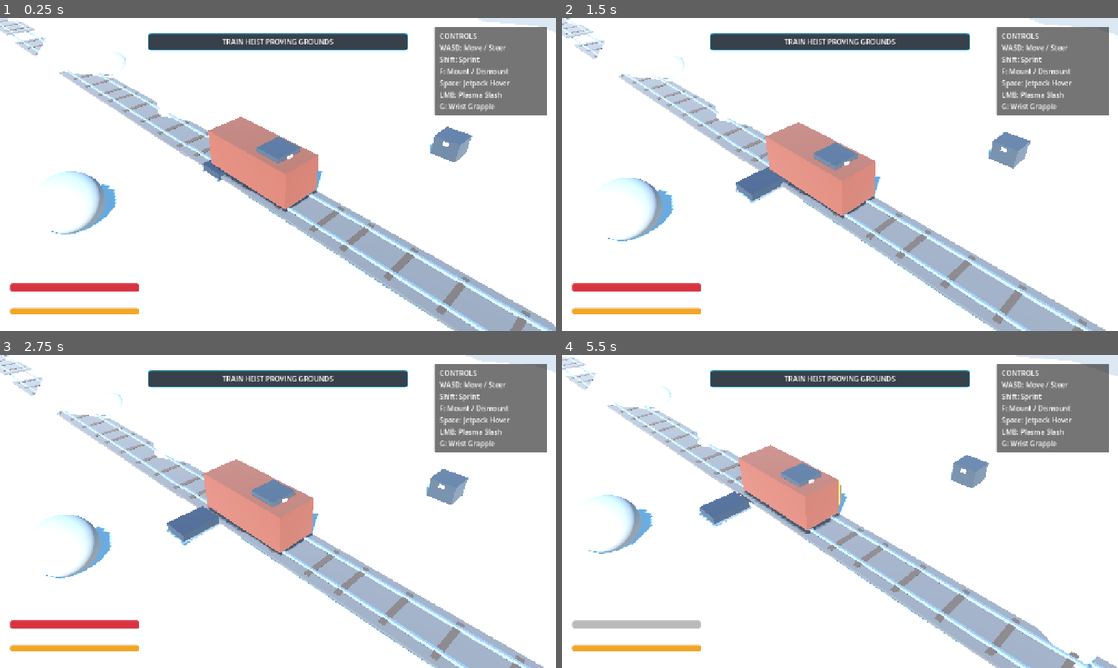
Above: before the commit, frames 1-4 (two rows, left to right).
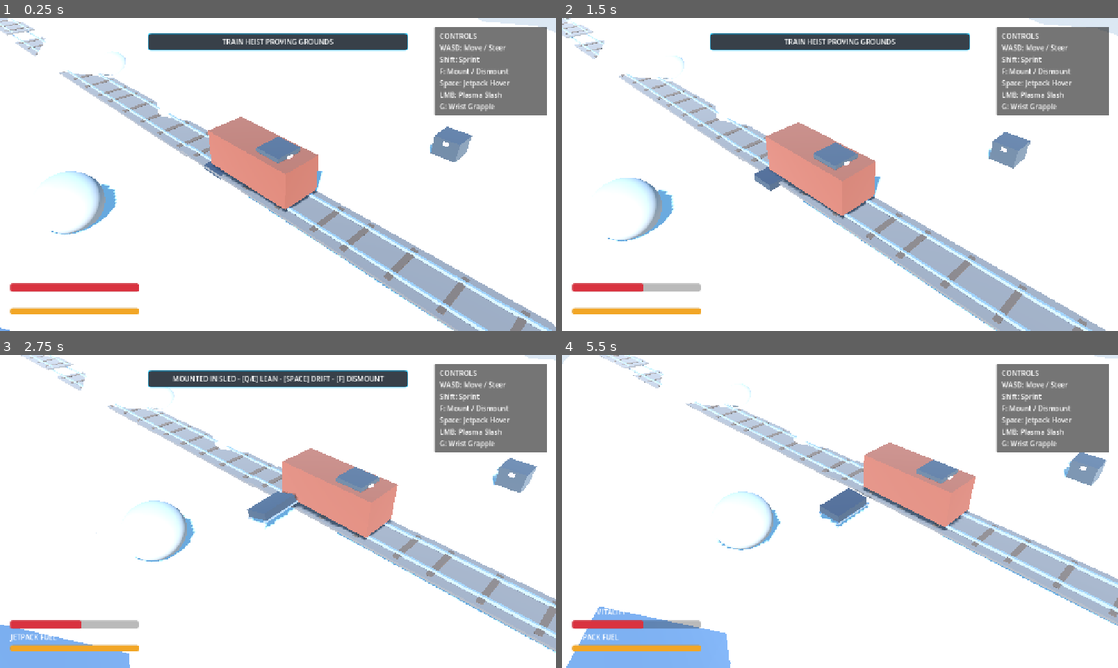
Above: after the commit, the same moments.

Repository: mcintalmo/drift
Game: Godot game, scene res://scenes/world/ProceduralSectorSandbox.tscn
The game is run twice, just before and just after one commit, with the same random seed, the same clock (stepped at 60 frames per second) and the same inputs. This scene is started directly instead of the project's main scene.
Inputs (mouse positions are in pixels of both pictures, inside the frame that each line leads up to):
- Up to frame 1 (0.25 s): no input
- Up to frame 2 (1.5 s): tap Enter (ui_accept) at 0.5, 0.77 s; move the mouse to (962, 158) at 0.52 s; hold E (pilot_lean_right) 0.53-1.25 s; hold Right mouse button (winch_quick) 0.53-1.25 s; click (962, 158) at 0.67 s; drag from (728, 190) to (812, 237) at 1.27 s
- Up to frame 3 (2.75 s): move the mouse to (333, 442) at 2.02 s; hold E (pilot_lean_right) from 2.03 s (still down); hold F (pilot_mount_dismount) from 2.03 s (still down); right-click (333, 442) at 2.3 s
- Up to frame 4 (5.5 s): release E (pilot_lean_right) at 2.75 s; release F (pilot_mount_dismount) at 2.75 s; drag from (812, 574) to (673, 464) at 2.77 s; move the mouse to (1006, 558) at 3.52 s; hold Q (pilot_lean_left) 3.53-4.25 s; hold Shift (sprint) 3.53-4.25 s; tap Enter (ui_accept) at 3.77 s; right-click (1006, 558) at 3.8 s; drag from (673, 464) to (756, 433) at 4.27 s; move the mouse to (867, 511) at 5.02 s; hold S (brake_reverse) from 5.03 s (still down); hold Middle mouse button (winch_reel) from 5.03 s (still down); click (867, 511) at 5.17 s; right-click (867, 511) at 5.3 s

The runs differ from the first frame. In frame 1, less than 0.1% of the frame differs, in the area x 0-41%, y 45-100%; in frame 2, 0.7%; in frame 3, 30%; in frame 4, 33%, in the area x 0-100%, y 0-100%.

Commit message:
Implement Sled Ground-Normal Pitch Alignment, Slope Damage Immunity, Big Hill Smooth Ramps, and Sheer Glacial Gorge Cliffs

Diff:
--- a/scripts/components/inertial_drift_component.gd
+++ b/scripts/components/inertial_drift_component.gd
@@ -8,6 +8,7 @@
 signal drift_ended
 signal linear_speed_changed(current_speed_kmh: float)
 signal sled_roll_updated(roll_angle_deg: float)
+signal sled_pitch_updated(pitch_angle_deg: float)
 
 @export_group("Dependencies")
 @export var target_body: CharacterBody3D
@@ -24,6 +25,7 @@
 var velocity_3d: Vector3 = Vector3.ZERO
 var heading_angle_rad: float = 0.0
 var roll_angle_rad: float = 0.0
+var pitch_angle_rad: float = 0.0
 var current_total_mass_kg: float = 250.0
 var external_com_lateral_offset_m: float = 0.0
 var external_com_height_m: float = 0.25
@@ -141,8 +143,8 @@
 	target_body.move_and_slide()
 	velocity_3d = target_body.velocity
 
-	# 7. Roll Angle & Tipping Dynamics (Basis Transformation)
-	_update_roll_dynamics(delta, lateral_speed, steer_input, horizontal_velocity.length())
+	# 7. Roll & Pitch Alignment to Ground Slopes (Basis Transformation)
+	_update_attitude_dynamics(delta, forward_dir, lateral_speed, steer_input, horizontal_velocity.length())
 
 	# 8. Signals
 	var speed_kmh: float = horizontal_velocity.length() * 3.6
@@ -167,7 +169,7 @@
 		return runners.get_friction_for_surface(current_surface)
 	return Vector2(0.75, 0.15)
 
-func _update_roll_dynamics(delta: float, lateral_speed: float, steer_input: float, speed_mag: float) -> void:
+func _update_attitude_dynamics(delta: float, forward_dir: Vector3, lateral_speed: float, steer_input: float, speed_mag: float) -> void:
 	# 1. Static gravity tilt from lateral COM offset
 	var static_com_roll: float = (external_com_lateral_offset_m / 0.20) * deg_to_rad(20.0)
 
@@ -182,12 +184,30 @@
 	var restore_speed: float = stats.roll_restoring_stiffness if stats else 6.0
 	roll_angle_rad = lerpf(roll_angle_rad, target_roll_rad, restore_speed * delta)
 
-	# Apply combined Heading (Y) and Roll (Z in local vehicle space) Basis to chassis
+	# 4. Ground Slope Pitch Alignment
+	var target_pitch_rad: float = 0.0
+	if ground_raycast and ground_raycast.is_colliding():
+		var ground_normal: Vector3 = ground_raycast.get_collision_normal()
+		# Projection of ground normal along vehicle forward heading
+		# When pointing downhill: normal has component along heading -> pitches forward
+		var slope_dot: float = forward_dir.dot(ground_normal)
+		target_pitch_rad = clampf(asin(-slope_dot), deg_to_rad(-35.0), deg_to_rad(35.0))
+	elif target_body.is_on_floor():
+		var floor_normal: Vector3 = target_body.get_floor_normal()
+		var slope_dot: float = forward_dir.dot(floor_normal)
+		target_pitch_rad = clampf(asin(-slope_dot), deg_to_rad(-35.0), deg_to_rad(35.0))
+
+	pitch_angle_rad = lerpf(pitch_angle_rad, target_pitch_rad, 8.0 * delta)
+
+	# Apply combined Heading (Y), Pitch (X local), and Roll (Z local)
 	var heading_basis: Basis = Basis(Vector3.UP, heading_angle_rad)
+	var pitch_basis: Basis = Basis(Vector3(1, 0, 0), pitch_angle_rad)
 	var roll_basis: Basis = Basis(Vector3(0, 0, -1), roll_angle_rad)
-	target_body.transform.basis = heading_basis * roll_basis
+
+	target_body.transform.basis = (heading_basis * pitch_basis * roll_basis).orthonormalized()
 
 	sled_roll_updated.emit(rad_to_deg(roll_angle_rad))
+	sled_pitch_updated.emit(rad_to_deg(pitch_angle_rad))
 
 	var threshold_deg: float = stats.tipping_angle_threshold_deg if stats else 24.0
 	var is_tipping_imminent: bool = absf(rad_to_deg(roll_angle_rad)) >= threshold_deg
--- a/scripts/entities/sled/sled_chassis.gd
+++ b/scripts/entities/sled/sled_chassis.gd
@@ -2,36 +2,43 @@
 extends CharacterBody3D
 
 const GlobalEvents = preload("res://scripts/autoloads/global_events.gd")
+const SledStatsData = preload("res://scripts/resources/sled_stats_data.gd")
+const RunnerData = preload("res://scripts/resources/runner_data.gd")
+const EngineData = preload("res://scripts/resources/engine_data.gd")
+const HeaterData = preload("res://scripts/resources/heater_data.gd")
+const WinchData = preload("res://scripts/resources/winch_data.gd")
+const InertialDriftComponent = preload("res://scripts/components/inertial_drift_component.gd")
+const CenterOfMassComponent = preload("res://scripts/components/center_of_mass_component.gd")
+const SledWinchComponent = preload("res://scripts/components/sled_winch_component.gd")
+const ThermalReceiverComponent = preload("res://scripts/components/thermal_receiver_component.gd")
+const HealthComponent = preload("res://scripts/components/health_component.gd")
+const HexInventoryComponent = preload("res://scripts/components/hex_inventory_component.gd")
+const StateMachine = preload("res://scripts/state_machine/state_machine.gd")
 
-signal sled_damaged(new_hp: float, delta_hp: float)
-signal sled_crashed(impact_force: float)
+signal sled_crashed(impact_intensity: float)
+signal surface_friction_updated(surface_type: StringName)
 
-@export_group("Pilot State")
-@export var is_occupied: bool = true
+@export_group("Hardware Loadout")
+@export var installed_runners: Resource
+@export var installed_engine: Resource
+@export var installed_heater: Resource
+@export var installed_winch: Resource
+@export var sled_stats: Resource
 
-@export_group("Hardware Configuration")
-@export var sled_stats: SledStatsData
-@export var installed_runners: RunnerData
-@export var installed_engine: EngineData
-@export var installed_heater: HeaterData
-@export var installed_winch: WinchData
+@export_group("Components")
+@onready var drift_component: Node = get_node_or_null("InertialDriftComponent")
+@onready var com_component: Node = get_node_or_null("CenterOfMassComponent")
+@onready var winch_component: Node = get_node_or_null("SledWinchComponent")
+@onready var thermal_receiver: Node = get_node_or_null("ThermalReceiverComponent")
+@onready var health_component: Node = get_node_or_null("HealthComponent")
+@onready var storage_inventory: Node = get_node_or_null("CenterOfMassComponent/CargoPodInventory")
+@onready var state_machine: Node = get_node_or_null("StateMachine")
+@onready var ground_raycast: RayCast3D = get_node_or_null("GroundRayCast3D") as RayCast3D
 
-@onready var drift_component: InertialDriftComponent = $InertialDriftComponent
-@onready var com_component: CenterOfMassComponent = $CenterOfMassComponent
-@onready var winch_component: SledWinchComponent = $SledWinchComponent
-@onready var health_component: HealthComponent = $HealthComponent
-@onready var thermal_receiver: ThermalReceiverComponent = $ThermalReceiverComponent
-@onready var state_machine: StateMachine = $StateMachine
-@onready var ground_raycast: RayCast3D = $GroundRayCast3D
+@export var is_occupied: bool = false
 
 func _ready() -> void:
 	_apply_hardware_configuration()
-
-	if health_component:
-		health_component.health_changed.connect(func(cur: float, max_hp: float, delta: float) -> void:
-			sled_damaged.emit(cur, delta)
-			GlobalEvents.emit_vitality_changed(cur, max_hp)
-		)
 
 	if GlobalEvents.instance:
 		GlobalEvents.instance.pilot_mounted_sled.connect(func(sled: Node) -> void:
@@ -48,19 +55,19 @@
 		return
 	if event.is_action_pressed(&"winch_quick"):
 		var forward_dir: Vector3 = -global_transform.basis.z.normalized()
-		if winch_component:
-			winch_component.fire_quick_cone(forward_dir)
+		if winch_component and winch_component.has_method("fire_quick_cone"):
+			winch_component.call("fire_quick_cone", forward_dir)
 
 func _physics_process(delta: float) -> void:
-	if state_machine:
-		state_machine.physics_update(delta)
+	if state_machine and state_machine.has_method("physics_update"):
+		state_machine.call("physics_update", delta)
 
 	# Update thermal shield
-	if thermal_receiver:
-		var heater_output: float = installed_heater.shield_recharge_rate_per_sec if installed_heater else 0.0
-		thermal_receiver.update_thermal_state(delta, heater_output)
+	if thermal_receiver and thermal_receiver.has_method("update_thermal_state"):
+		var heater_output: float = installed_heater.get("shield_recharge_rate_per_sec") if installed_heater else 0.0
+		thermal_receiver.call("update_thermal_state", delta, heater_output)
 
-	# Check for high-speed collision impacts
+	# Check for high-speed obstacle collisions (boulders, trees, cliff walls)
 	_handle_collision_impacts()
 
 func _apply_hardware_configuration() -> void:
@@ -76,40 +83,47 @@
 		installed_winch = preload("res://resources/winches/standard_winch.tres")
 
 	if drift_component:
-		drift_component.stats = sled_stats
-		drift_component.runners = installed_runners
-		drift_component.engine = installed_engine
-		drift_component.ground_raycast = ground_raycast
-		drift_component.target_body = self
+		drift_component.set("stats", sled_stats)
+		drift_component.set("runners", installed_runners)
+		drift_component.set("engine", installed_engine)
+		if ground_raycast:
+			drift_component.set("ground_raycast", ground_raycast)
+		drift_component.set("target_body", self)
 
 	if com_component:
-		com_component.sled_stats = sled_stats
-		com_component.drift_component = drift_component
+		com_component.set("sled_stats", sled_stats)
+		com_component.set("drift_component", drift_component)
 
 	if winch_component:
-		winch_component.winch_data = installed_winch
-		winch_component.parent_body = self
+		winch_component.set("winch_data", installed_winch)
+		winch_component.set("parent_body", self)
 
 func _handle_collision_impacts() -> void:
 	var slide_count: int = get_slide_collision_count()
 	for i: int in range(slide_count):
 		var collision: KinematicCollision3D = get_slide_collision(i)
-		var collider: Object = collision.get_collider()
+		var normal: Vector3 = collision.get_normal()
 
-		# Check if struck a barrier with speed
-		var normal: Vector3 = collision.get_normal()
-		var impact_speed: float = absf(velocity.dot(normal))
+		# Ignore ground / slope floor contacts (normal.y > 0.45): driving slopes causes ZERO damage!
+		if normal.y > 0.45:
+			continue
 
-		if impact_speed > 8.0:
-			var damage: float = (impact_speed - 8.0) * 4.5
-			if health_component:
-				health_component.apply_damage(damage, &"collision")
+		# Measure horizontal impact speed against vertical obstacles (boulders, trees, cliff walls)
+		var horiz_vel: Vector3 = Vector3(velocity.x, 0.0, velocity.z)
+		var horiz_normal: Vector3 = Vector3(normal.x, 0.0, normal.z).normalized()
+		var impact_speed: float = absf(horiz_vel.dot(horiz_normal))
+
+		if impact_speed > 10.0:
+			var damage: float = (impact_speed - 10.0) * 5.0
+			if health_component and health_component.has_method("apply_damage"):
+				health_component.call("apply_damage", damage, &"collision")
 
 			GlobalEvents.emit_sled_impact(impact_speed, collision.get_position())
 			sled_crashed.emit(impact_speed)
 
 			# Chance for shock damage to internal components
-			if impact_speed > 16.0:
+			if impact_speed > 18.0:
 				var shock_roll: float = randf()
-				if shock_roll < 0.35 and winch_component and winch_component.is_tethered:
-					winch_component.detach_tether()
+				if shock_roll < 0.35 and winch_component and winch_component.get("is_tethered") == true:
+					if winch_component.has_method("detach_tether"):
+						winch_component.call("detach_tether")
--- a/scripts/world/hex_world_tile.gd
+++ b/scripts/world/hex_world_tile.gd
@@ -10,6 +10,7 @@
 @export var tile_outer_radius_m: float = 6.0
 @export var base_elevation_m: float = 0.0
 @export var is_hot_spring: bool = false
+@export var is_glacial_chasm: bool = false
 
 var _static_body: StaticBody3D
 var _mesh_instance: MeshInstance3D
@@ -22,7 +23,7 @@
 	if not _static_body:
 		_build_tile_geometry([])
 
-## Initializes the hex tile with smooth rolling elevation, separated macro plateau cliffs, and Model C geometry
+## Initializes the hex tile with smooth big hills, macro plateau tiers, and sheer glacial chasm cliffs
 func initialize_tile(coord: Vector2i, biome: Resource, seed_val: int, hot_spring_flag: bool = false) -> void:
 	axial_coord = coord
 	biome_data = biome if biome else SectorBiomeDataClass.new()
@@ -41,7 +42,7 @@
 	base_noise.frequency = freq
 	base_elevation_m = base_noise.get_noise_2d(world_x, world_z) * amp
 
-	# 2. Separated Macro Plateau Cliff tiering
+	# 2. Big Hill / Plateau Tiering (Ride-downable slopes)
 	var plateau_noise: FastNoiseLite = FastNoiseLite.new()
 	plateau_noise.seed = seed_val + 7771
 	plateau_noise.frequency = 0.008
@@ -49,12 +50,17 @@
 	var p_thresh: float = biome_data.get("plateau_threshold") if "plateau_threshold" in biome_data else 0.28
 	var tier_h: float = biome_data.get("plateau_tier_height_m") if "plateau_tier_height_m" in biome_data else 3.5
 	if p_val > p_thresh:
-		base_elevation_m += tier_h # Macro cliff plateau step
+		base_elevation_m += tier_h # Big hill plateau tier (smooth ride-downable slope)
+	elif p_val < -0.38 and not is_hot_spring:
+		is_glacial_chasm = true
+		base_elevation_m -= 6.5 # Sheer glacial gorge chasm
 
 	position = Vector3(world_x, base_elevation_m, world_z)
 
 	if is_hot_spring:
 		surface_type = &"slush"
+	elif is_glacial_chasm:
+		surface_type = &"black_ice"
 	else:
 		var surface_roll: float = absf(base_noise.get_noise_2d(world_x + 500.0, world_z + 500.0))
 		if biome_data.has_method("sample_surface_type"):
@@ -80,10 +86,12 @@
 		# Sample continuous base elevation
 		var corner_world_elevation: float = base_noise.get_noise_2d(corner_world_x, corner_world_z) * amp
 
-		# Sample plateau tier at this exact corner coordinate
+		# Sample plateau tier at this exact corner coordinate (big hill slope)
 		var p_val: float = plateau_noise.get_noise_2d(corner_world_x, corner_world_z)
 		if p_val > p_thresh:
 			corner_world_elevation += tier_h
+		elif p_val < -0.38 and not is_hot_spring:
+			corner_world_elevation -= 6.5
 
 		# Relative Y height offset in this tile's local coordinate space
 		var local_y: float = corner_world_elevation - base_elevation_m
@@ -102,7 +110,8 @@
 	_static_body.set_meta(&"surface_type", surface_type)
 	add_child(_static_body)
 
-	var hex_mesh: ArrayMesh = _generate_model_c_mesh(tile_outer_radius_m, 4.0, corner_heights)
+	var depth: float = 8.0 if is_glacial_chasm else 4.0
+	var hex_mesh: ArrayMesh = _generate_model_c_mesh(tile_outer_radius_m, depth, corner_heights)
 
 	_mesh_instance = MeshInstance3D.new()
 	_mesh_instance.name = "TileMesh"
@@ -182,6 +191,11 @@
 	if is_hot_spring:
 		mat.albedo_color = Color(0.72, 0.58, 0.35, 1.0) # Mineral sulfur earth rim
 		mat.roughness = 0.95
+		return mat
+	elif is_glacial_chasm:
+		mat.albedo_color = Color(0.18, 0.28, 0.38, 1.0) # Deep glacial chasm basalt
+		mat.roughness = 0.4
+		mat.metallic = 0.3
 		return mat
 
 	match surface:
@@ -222,7 +236,7 @@
 		_setup_hot_spring_basin()
 		return
 
-	if not biome_data:
+	if is_glacial_chasm or not biome_data:
 		return
 
 	var rng: RandomNumberGenerator = RandomNumberGenerator.new()
--- a/test/unit/test_inertial_drift.gd
+++ b/test/unit/test_inertial_drift.gd
@@ -8,6 +8,7 @@
 	results.append(_test_momentum_preserved_on_black_ice())
 	results.append(_test_pilot_counter_lean_stabilizes_roll())
 	results.append(_test_asymmetric_com_induces_chassis_lean())
+	results.append(_test_slope_pitch_alignment())
 	return results
 
 func _test_surface_friction_lookup() -> Dictionary:
@@ -78,3 +79,25 @@
 		"passed": passed,
 		"message": "0.15m lateral COM offset induced %.1f deg visible chassis tilt (expected > 12 deg)" % roll_deg
 	}
+
+func _test_slope_pitch_alignment() -> Dictionary:
+	var forward_dir: Vector3 = Vector3(0, 0, -1) # Pointing forward along -Z
+
+	# Downhill slope: normal tilted back (+Z component)
+	var downhill_normal: Vector3 = Vector3(0, cos(deg_to_rad(20.0)), sin(deg_to_rad(20.0))).normalized()
+	var downhill_slope_dot: float = forward_dir.dot(downhill_normal)
+	var downhill_pitch_deg: float = rad_to_deg(asin(-downhill_slope_dot))
+
+	# Uphill slope: normal tilted forward (-Z component)
+	var uphill_normal: Vector3 = Vector3(0, cos(deg_to_rad(20.0)), -sin(deg_to_rad(20.0))).normalized()
+	var uphill_slope_dot: float = forward_dir.dot(uphill_normal)
+	var uphill_pitch_deg: float = rad_to_deg(asin(-uphill_slope_dot))
+
+	var passed: bool = is_equal_approx(downhill_pitch_deg, 20.0) and is_equal_approx(uphill_pitch_deg, -20.0)
+	return {
+		"name": "test_slope_pitch_alignment",
+		"passed": passed,
+		"message": "Downhill pitch = +%.1f deg (nose down), Uphill pitch = %.1f deg (nose up)" % [
+			downhill_pitch_deg, uphill_pitch_deg
+		]
+	}
